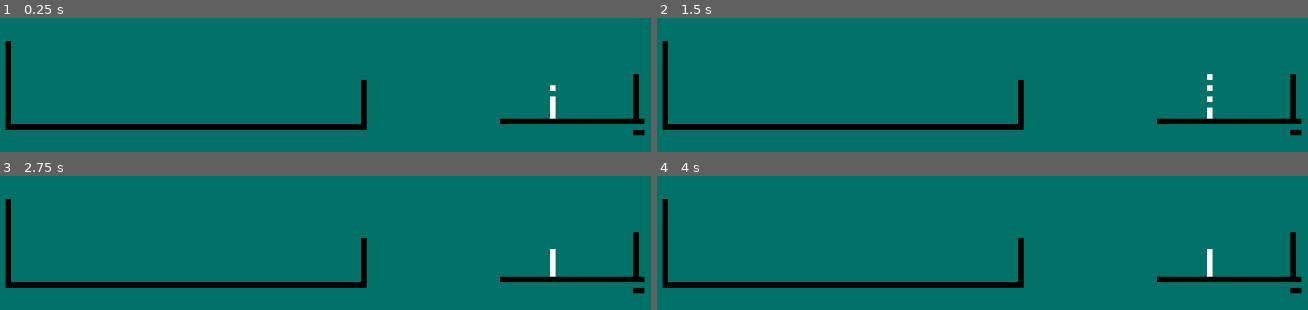
Above: before the commit, frames 1-4 (two rows, left to right).
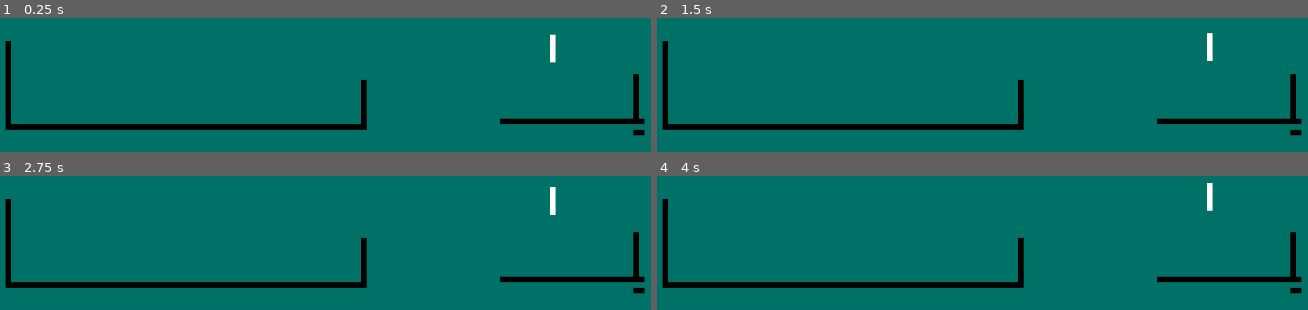
Above: after the commit, the same moments.

Repository: RaddCoder76/4.0SandSIm
Game: Godot game, scene res://Scenes/Main.tscn
The game is run twice, just before and just after one commit, with the same random seed, the same clock (stepped at 60 frames per second) and the same inputs.
Inputs:
- Up to frame 1 (0.25 s): no input
- Up to frame 2 (1.5 s): tap Enter at 0.5 s; tap E (e) at 0.6, 1.35 s; tap R (Restart) at 1.25 s
- Up to frame 3 (2.75 s): tap R (Restart) at 2 s; tap Q (q) at 2.1 s; tap E (e) at 2.3 s
- Up to frame 4 (4 s): tap R (Restart) at 2.75, 3.5 s; tap E (e) at 2.85, 3.6 s

The runs differ from the first frame. In frame 1, 0.4% of the frame differs, in the area x 84-86%, y 11-76%; in frame 2, 0.4%; in frame 3, 0.4%; in frame 4, 0.4%.

Commit message:
Done at work

Diff:
--- a/Sand Sim/Global.gd
+++ b/Sand Sim/Global.gd
@@ -18,6 +18,11 @@
 
 func _physics_process(delta):
 	#return
-	for p in particleList:
-		if p.CANMOVE:
-			p.CallFrame()
+	if !DEBUG_MODE:
+		for p in particleList:
+			if p.CANMOVE:
+				p.CallFrame()
+	elif DEBUG_MODE and Input.is_action_just_pressed("e"):
+		for p in particleList:
+			if p.CANMOVE:
+				p.CallFrame()
--- a/Sand Sim/Scenes/Particles/Particle.gd
+++ b/Sand Sim/Scenes/Particles/Particle.gd
@@ -39,16 +39,16 @@
 
 func CallFrame():
 	DebugDisplay()
-	var posList = [Vector2(position.x, position.y + Global.SIZE), Vector2(position.x + Global.SIZE , position.y + Global.SIZE),
-	Vector2(position.x - Global.SIZE , position.y + Global.SIZE)]
-	var result = CheckPos(posList)
-	if result[0][0]:
+	var result = CheckDir(Vector2(0,1), 1)
+	if result[0]:
 		print(result)
-		Move(result[0][1])
+		Move(result[1])
+	else:
+		timeSinceLastMove+=1
 
 func Move(_pos = Vector2()):
 	timeSinceLastMove = 0
-	position = _pos
+	position += _pos
 
 
 
@@ -71,25 +71,26 @@
 
 #COMPLETE
 #takes in a list of vector2s and return a list that: [[true/false, position/whatIHit]]
-func CheckPos(_listOfPos = [Vector2()], _exclude = [self]):
-	var whatIHit = null
-	var returnList = []
-	for _pos in _listOfPos:
-		var _point = PhysicsPointQueryParameters2D.new()
-		_point.collide_with_areas = true
-		_point.collide_with_bodies = false
-		_point.exclude = _exclude
-		_point.set("position", _pos)
+func CheckDir(_dir = Vector2(0,1), _dis = 1 , _exclude = [self]):
+	var returnList
+	if _dis > 0:
+		for _num in _dis:
+			var _pos = (_dir.normalized() * (_num + 1))
+			var _point = PhysicsPointQueryParameters2D.new()
+			_point.collide_with_areas = true
+			_point.collide_with_bodies = false
+			_point.exclude = _exclude
+			_point.set("position", _pos)
 
 
-		var result = get_world_2d().direct_space_state.intersect_point(_point, 32)
-		if result.size() > 0:
-			print([false, result[0].collider])
-			returnList.append([false, result[0].collider])
-		else:
-			returnList.append([true, _pos])
-
-	return returnList
+			var result = get_world_2d().direct_space_state.intersect_point(_point, 32)
+			if result.size() > 0 and _num == 0:
+				print([false, result[0].collider])
+				return [false, result[0].collider]
+			elif result.size() == 0:
+				returnList = [true, _pos]
+		print(returnList)
+		return returnList
 
 
 
@@ -98,7 +99,7 @@
 
 
 func DebugDisplay():
-	var results = CheckPos(position)
+	var results = CheckDir(position, 0)
 	#print(results)
 	#if !results[0]:
 	#	modulate = Color.BLACK
